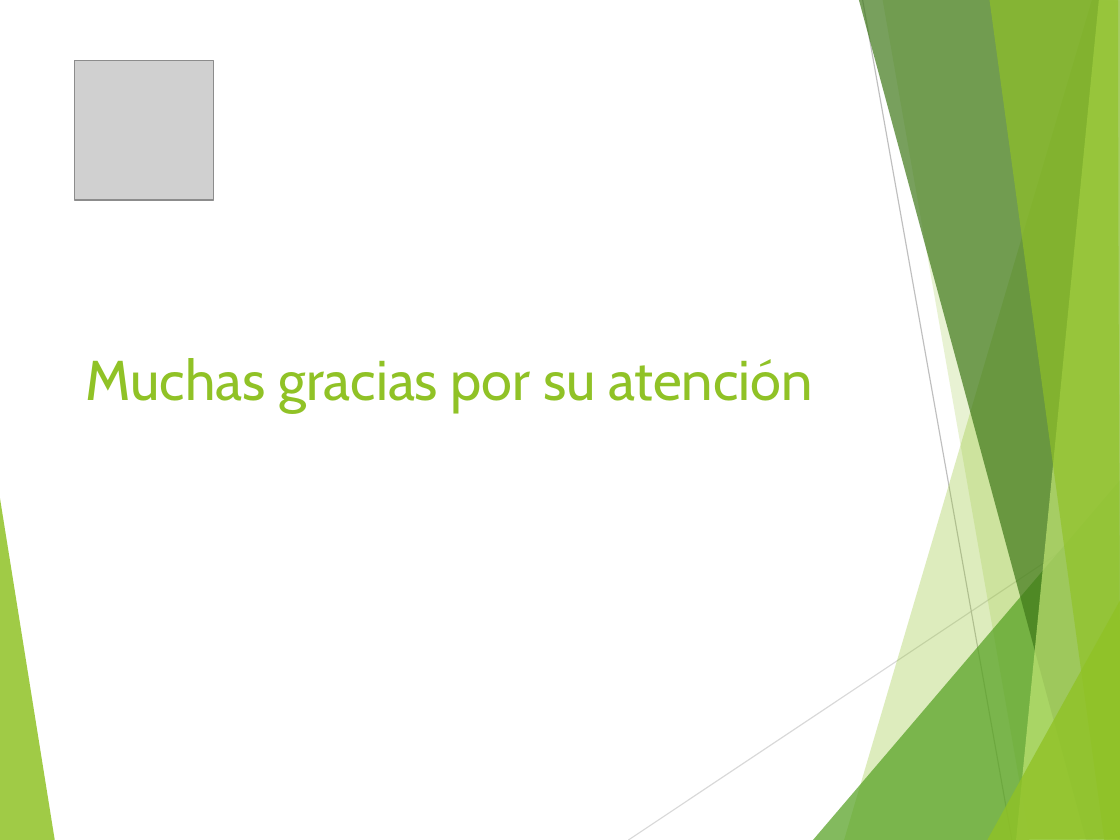
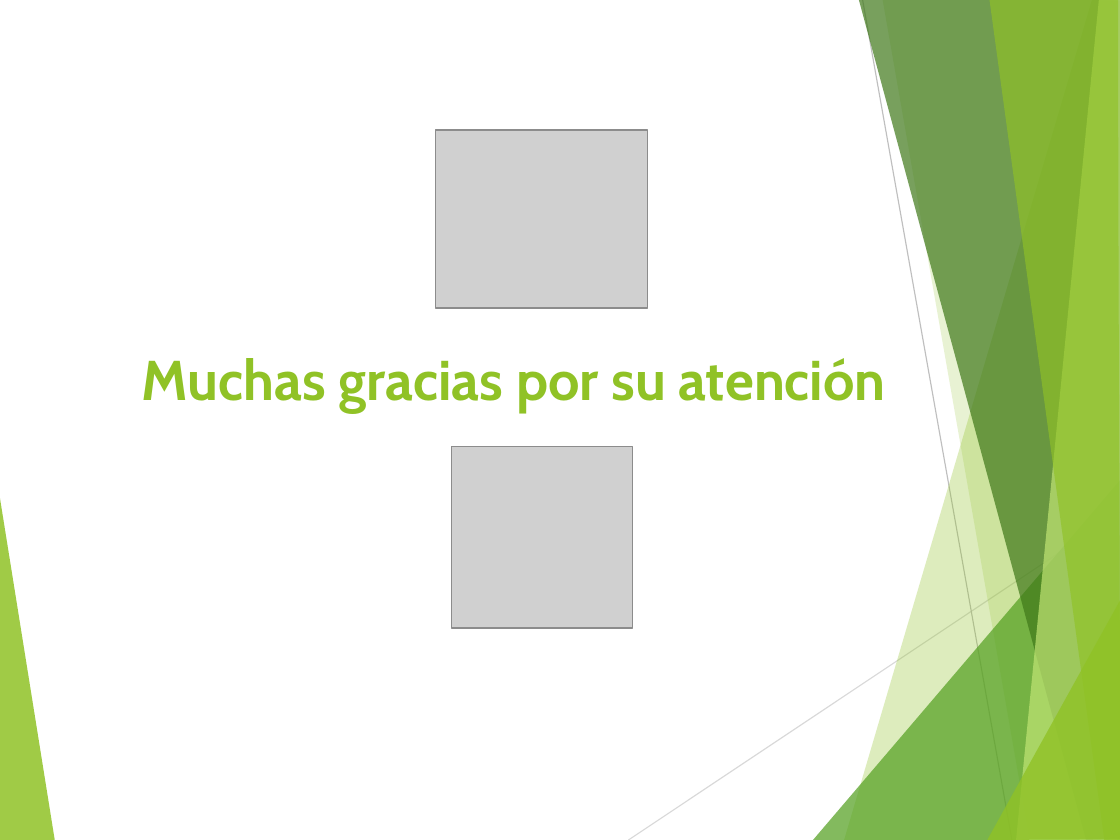
Before and after one commit to vixo23/ING-DE-SOFTWARE, a slide deck: slide 11 of INCREMENTO2/PPTS/PPt Segundo incremento scrum++.pptx. Drawn at 1120x840 pixels with LibreOffice and Linux fonts; fonts in the diff are those of the drawing; grey boxes stand for pictures. Boxes give left, top, right and bottom in pixels: in the first picture for what was removed or moved away, otherwise in the second. Text is boxed around its words. In the diff, an @@ line names an element or a change of style, - is before the commit and + after.

```diff
--- a/INCREMENTO2/PPTS/PPt Segundo incremento scrum++.pptx
+++ b/INCREMENTO2/PPTS/PPt Segundo incremento scrum++.pptx
@@ picture added at bbox=[436, 130, 647, 308] @@
@@ title "Muchas gracias por su atención": place and size @@
-title "Muchas gracias por su atención" at bbox=[86, 358, 812, 413]
+title "Muchas gracias por su atención" at bbox=[142, 358, 886, 413]
@@ title "Muchas gracias por su atención" at bbox=[142, 358, 886, 413]: bold on @@
@@ picture: place and size @@
-picture at bbox=[75, 60, 214, 199]
+picture at bbox=[451, 447, 633, 628]
```
Also in this commit, not shown: 9 other slides changed, 1 slide added, 1 slide removed, 2 other files.
